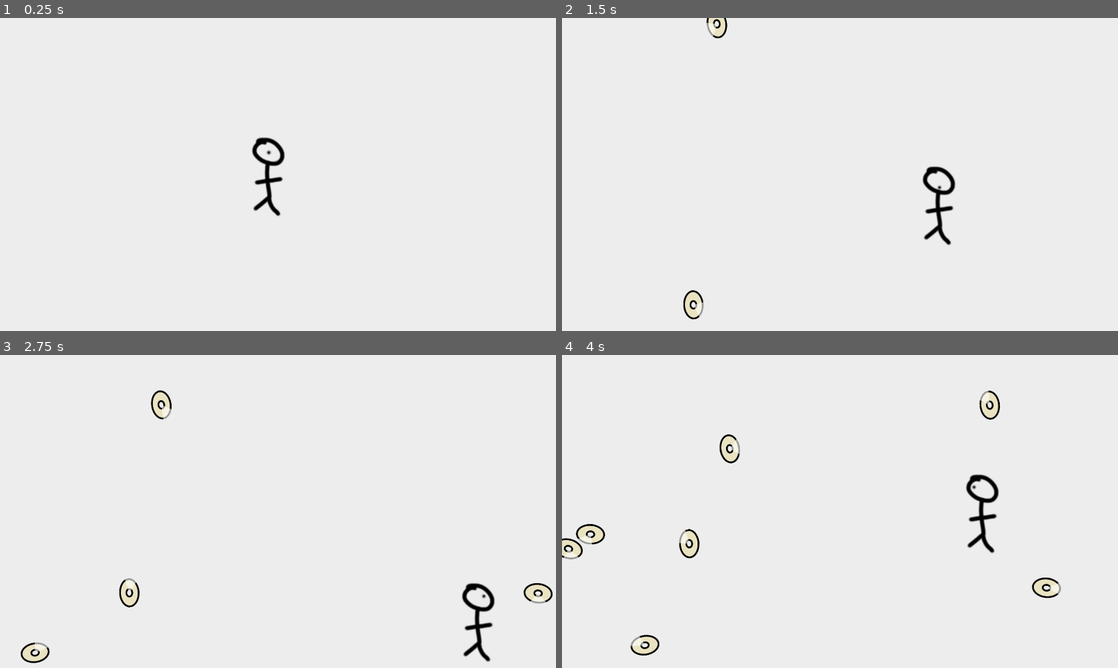
Above: before the commit, frames 1-4 (two rows, left to right).
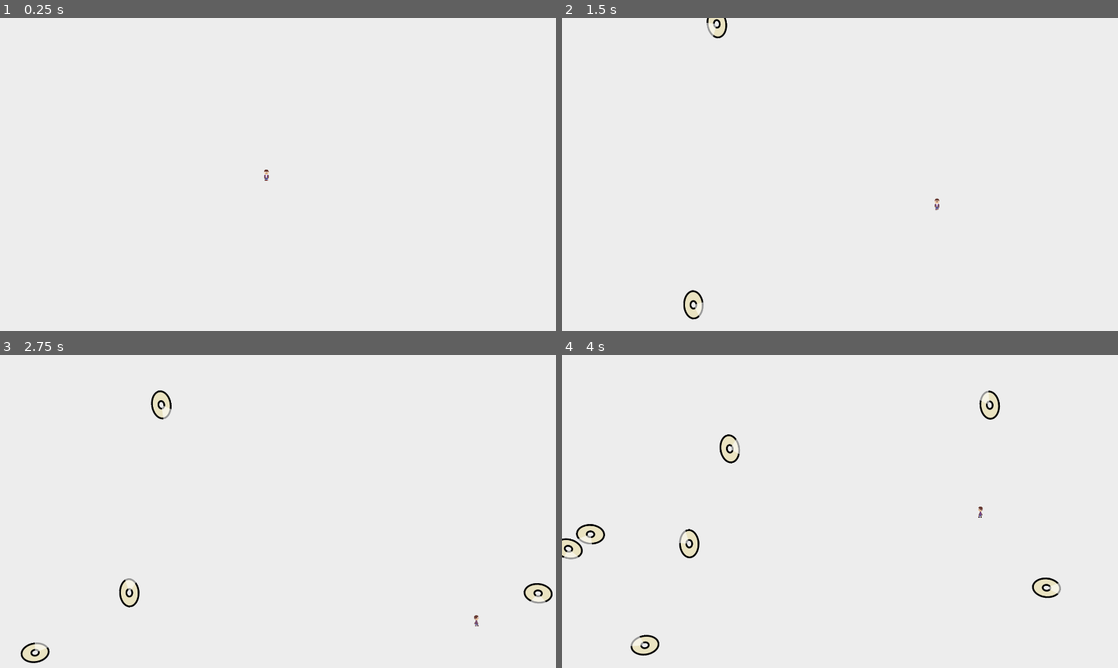
Above: after the commit, the same moments.

Repository: nottnottloop/dodge-those-flying-cds
Game: Godot game, scene res://src/objects/Main.tscn
Two runs of this game, one before a commit and one after it. Both use one fixed random seed, a clock stepped at 60 frames per second and the inputs below.
Inputs:
- Up to frame 1 (0.25 s): no input
- Up to frame 2 (1.5 s): tap Enter at 0.5 s; hold Right (move_right) 0.53-1.28 s; hold Down (move_down) from 1.28 s (still down)
- Up to frame 3 (2.75 s): release Down (move_down) at 2.03 s; hold Right (move_right) from 2.03 s (still down)
- Up to frame 4 (4 s): release Right (move_right) at 2.78 s; hold Up (move_up) 2.78-3.53 s; hold Left (move_left) from 3.53 s (still down)

The runs differ from the first frame. In frame 1, 0.6% of the frame differs, in the area x 45-52%, y 38-64%; in frame 2, 0.6%; in frame 3, 0.6%, in the area x 83-89%, y 72-98%; in frame 4, 0.6%.

Commit message:
Add player sprite and movement animations.

Diff:
--- a/assets/sprites/player_sprite_frames.tres
+++ b/assets/sprites/player_sprite_frames.tres
@@ -1,52 +1,175 @@
-[gd_resource type="SpriteFrames" load_steps=10 format=3 uid="uid://b3v6a20iqwd24"]
+[gd_resource type="SpriteFrames" load_steps=43 format=3 uid="uid://b3v6a20iqwd24"]
 
-[ext_resource type="Texture2D" uid="uid://8vjyg86t7w61" path="res://assets/sprites/programmer_art/Player_Down.png" id="1_cgkte"]
-[ext_resource type="Texture2D" uid="uid://d3cqnwumxrnis" path="res://assets/sprites/programmer_art/Player_DownLeft.png" id="2_w7mbk"]
-[ext_resource type="Texture2D" uid="uid://bdnsc65cdycpt" path="res://assets/sprites/programmer_art/Player_DownRight.png" id="3_cldei"]
-[ext_resource type="Texture2D" uid="uid://dhjylnuv0lmaq" path="res://assets/sprites/programmer_art/Player_Left.png" id="4_coujy"]
-[ext_resource type="Texture2D" uid="uid://cdidmpx4mf26s" path="res://assets/sprites/programmer_art/Player_Neutral.png" id="5_yusqy"]
-[ext_resource type="Texture2D" uid="uid://dco5hueat0n4y" path="res://assets/sprites/programmer_art/Player_Right.png" id="6_ec0bi"]
-[ext_resource type="Texture2D" uid="uid://wbyxi3ltb38l" path="res://assets/sprites/programmer_art/Player_Up.png" id="7_s50dt"]
-[ext_resource type="Texture2D" uid="uid://bl13r8cp11s5k" path="res://assets/sprites/programmer_art/Player_UpLeft.png" id="8_c6qct"]
-[ext_resource type="Texture2D" uid="uid://bjcrwumv7l1av" path="res://assets/sprites/programmer_art/Player_UpRight.png" id="9_6xnvk"]
+[ext_resource type="Texture2D" uid="uid://5egt1fndwqmm" path="res://assets/sprites/fancy_art/player_frames/player_down/Player_Down_1.png" id="1_b02ic"]
+[ext_resource type="Texture2D" uid="uid://dd4brklq2h113" path="res://assets/sprites/fancy_art/player_frames/player_down/Player_Down_2.png" id="2_n1fmp"]
+[ext_resource type="Texture2D" uid="uid://ctsa14qwqsaye" path="res://assets/sprites/fancy_art/player_frames/player_down/Player_Down_3.png" id="3_t2t8o"]
+[ext_resource type="Texture2D" uid="uid://dnfiq3fsg3k4w" path="res://assets/sprites/fancy_art/player_frames/player_down/Player_Down_4.png" id="4_p4g5o"]
+[ext_resource type="Texture2D" uid="uid://d2fh1qheyqp5r" path="res://assets/sprites/fancy_art/player_frames/player_up/Player_Up_1.png" id="5_67kl2"]
+[ext_resource type="Texture2D" uid="uid://jpb5ja8o35c" path="res://assets/sprites/fancy_art/player_frames/player_left/Player_Left_1.png" id="5_hy6jw"]
+[ext_resource type="Texture2D" uid="uid://b65retg58mlth" path="res://assets/sprites/fancy_art/player_frames/player_roll_left/Player_Roll_Left_1.png" id="5_vus1t"]
+[ext_resource type="Texture2D" uid="uid://cey4vbi0gsjid" path="res://assets/sprites/fancy_art/player_frames/player_roll_left/Player_Roll_Left_2.png" id="6_7n81r"]
+[ext_resource type="Texture2D" uid="uid://b2g6csiq8vakn" path="res://assets/sprites/fancy_art/player_frames/player_left/Player_Left_2.png" id="6_eiu0h"]
+[ext_resource type="Texture2D" uid="uid://t1i2hnhk1jdj" path="res://assets/sprites/fancy_art/player_frames/player_up/Player_Up_2.png" id="6_i03qh"]
+[ext_resource type="Texture2D" uid="uid://ci3smo4bg57cs" path="res://assets/sprites/fancy_art/player_frames/player_left/Player_Left_3.png" id="7_5yijo"]
+[ext_resource type="Texture2D" uid="uid://cdbn8rrtppq64" path="res://assets/sprites/fancy_art/player_frames/player_roll_left/Player_Roll_Left_3.png" id="7_l5qxq"]
+[ext_resource type="Texture2D" uid="uid://cbnfu2r6g3xx3" path="res://assets/sprites/fancy_art/player_frames/player_up/Player_Up_3.png" id="7_n38ff"]
+[ext_resource type="Texture2D" uid="uid://cvh2voh4tfujs" path="res://assets/sprites/fancy_art/player_frames/player_roll_left/Player_Roll_Left_4.png" id="8_6kmpl"]
+[ext_resource type="Texture2D" uid="uid://70edyaeuix3i" path="res://assets/sprites/fancy_art/player_frames/player_left/Player_Left_4.png" id="8_fylq3"]
+[ext_resource type="Texture2D" uid="uid://cmwp8ya04j1kr" path="res://assets/sprites/fancy_art/player_frames/player_up/Player_Up_4.png" id="8_xofvt"]
+[ext_resource type="Texture2D" uid="uid://dnbh3a2alq7ff" path="res://assets/sprites/fancy_art/player_frames/player_roll_left/Player_Roll_Left_5.png" id="9_bav18"]
+[ext_resource type="Texture2D" uid="uid://b2lx0h6roammm" path="res://assets/sprites/fancy_art/player_frames/player_right/Player_Right_1.png" id="9_snpid"]
+[ext_resource type="Texture2D" uid="uid://ctkon7cxhkc4s" path="res://assets/sprites/fancy_art/player_frames/player_roll_left/Player_Roll_Left_6.png" id="10_rh815"]
+[ext_resource type="Texture2D" uid="uid://cwcfmd3rvh45b" path="res://assets/sprites/fancy_art/player_frames/player_right/Player_Right_2.png" id="10_wobcf"]
+[ext_resource type="Texture2D" uid="uid://7ly7m1vgqqyu" path="res://assets/sprites/fancy_art/player_frames/player_roll_left/Player_Roll_Left_7.png" id="11_lwolc"]
+[ext_resource type="Texture2D" uid="uid://bvegimw1gh66d" path="res://assets/sprites/fancy_art/player_frames/player_right/Player_Right_3.png" id="11_s46co"]
+[ext_resource type="Texture2D" uid="uid://bkpsb4wb8u2ls" path="res://assets/sprites/fancy_art/player_frames/player_right/Player_Right_4.png" id="12_b0lbj"]
+[ext_resource type="Texture2D" uid="uid://b1cq6peuhxsbu" path="res://assets/sprites/fancy_art/player_frames/player_roll_left/Player_Roll_Left_8.png" id="12_wpyus"]
+[ext_resource type="Texture2D" uid="uid://8b8puf6n7iyx" path="res://assets/sprites/fancy_art/player_frames/player_roll_left/Player_Roll_Left_9.png" id="13_nevvf"]
+[ext_resource type="Texture2D" uid="uid://btn78uyg11avd" path="res://assets/sprites/fancy_art/player_frames/player_roll_left/Player_Roll_Left_10.png" id="14_nybcc"]
+[ext_resource type="Texture2D" uid="uid://doamk36i656ie" path="res://assets/sprites/fancy_art/player_frames/player_roll_left/Player_Roll_Left_11.png" id="15_cshsx"]
+[ext_resource type="Texture2D" uid="uid://b8ybsuvejpv65" path="res://assets/sprites/fancy_art/player_frames/player_roll_left/Player_Roll_Left_12.png" id="16_q5304"]
+[ext_resource type="Texture2D" uid="uid://dx14qiglaax2g" path="res://assets/sprites/fancy_art/player_frames/player_roll_left/Player_Roll_Left_13.png" id="17_d61c4"]
+[ext_resource type="Texture2D" uid="uid://xmuse6egg0r6" path="res://assets/sprites/fancy_art/player_frames/player_roll_right/Player_Roll_Right_1.png" id="18_ka0c0"]
+[ext_resource type="Texture2D" uid="uid://ds3w2sk37f1sv" path="res://assets/sprites/fancy_art/player_frames/player_roll_right/Player_Roll_Right_2.png" id="19_giweh"]
+[ext_resource type="Texture2D" uid="uid://oc22ancpvj5x" path="res://assets/sprites/fancy_art/player_frames/player_roll_right/Player_Roll_Right_3.png" id="20_tibho"]
+[ext_resource type="Texture2D" uid="uid://vh0r2a7pabeq" path="res://assets/sprites/fancy_art/player_frames/player_roll_right/Player_Roll_Right_4.png" id="21_mvkut"]
+[ext_resource type="Texture2D" uid="uid://dmvqn8up5gj4b" path="res://assets/sprites/fancy_art/player_frames/player_roll_right/Player_Roll_Right_5.png" id="22_mdfoa"]
+[ext_resource type="Texture2D" uid="uid://c0c7fvgfsdcnj" path="res://assets/sprites/fancy_art/player_frames/player_roll_right/Player_Roll_Right_6.png" id="23_xgx7h"]
+[ext_resource type="Texture2D" uid="uid://v3x4p07xgo5s" path="res://assets/sprites/fancy_art/player_frames/player_roll_right/Player_Roll_Right_7.png" id="24_8j74d"]
+[ext_resource type="Texture2D" uid="uid://da0s6muc1ai16" path="res://assets/sprites/fancy_art/player_frames/player_roll_right/Player_Roll_Right_8.png" id="25_sp6pi"]
+[ext_resource type="Texture2D" uid="uid://4iueqtr5f6cv" path="res://assets/sprites/fancy_art/player_frames/player_roll_right/Player_Roll_Right_9.png" id="26_nh77p"]
+[ext_resource type="Texture2D" uid="uid://v7wvu2xhcfxw" path="res://assets/sprites/fancy_art/player_frames/player_roll_right/Player_Roll_Right_10.png" id="27_fmq70"]
+[ext_resource type="Texture2D" uid="uid://cw62o3bokj627" path="res://assets/sprites/fancy_art/player_frames/player_roll_right/Player_Roll_Right_11.png" id="28_pyb8g"]
+[ext_resource type="Texture2D" uid="uid://d36iexgb80oov" path="res://assets/sprites/fancy_art/player_frames/player_roll_right/Player_Roll_Right_12.png" id="29_kx6rn"]
+[ext_resource type="Texture2D" uid="uid://bbgm5xxbuo6xo" path="res://assets/sprites/fancy_art/player_frames/player_roll_right/Player_Roll_Right_13.png" id="30_4lqds"]
 
 [resource]
 animations = [{
 "frames": [{
 "duration": 1.0,
-"texture": ExtResource("1_cgkte")
+"texture": ExtResource("1_b02ic")
+}, {
+"duration": 1.0,
+"texture": ExtResource("2_n1fmp")
+}, {
+"duration": 1.0,
+"texture": ExtResource("3_t2t8o")
+}, {
+"duration": 1.0,
+"texture": ExtResource("4_p4g5o")
 }],
 "loop": true,
 "name": &"Down",
-"speed": 5.0
-}, {
-"frames": [{
-"duration": 1.0,
-"texture": ExtResource("2_w7mbk")
+"speed": 16.0
+}, {
+"frames": [{
+"duration": 1.0,
+"texture": ExtResource("5_vus1t")
+}, {
+"duration": 1.0,
+"texture": ExtResource("6_7n81r")
+}, {
+"duration": 1.0,
+"texture": ExtResource("7_l5qxq")
+}, {
+"duration": 1.0,
+"texture": ExtResource("8_6kmpl")
+}, {
+"duration": 1.0,
+"texture": ExtResource("9_bav18")
+}, {
+"duration": 1.0,
+"texture": ExtResource("10_rh815")
+}, {
+"duration": 1.0,
+"texture": ExtResource("11_lwolc")
+}, {
+"duration": 1.0,
+"texture": ExtResource("12_wpyus")
+}, {
+"duration": 1.0,
+"texture": ExtResource("13_nevvf")
+}, {
+"duration": 1.0,
+"texture": ExtResource("14_nybcc")
+}, {
+"duration": 1.0,
+"texture": ExtResource("15_cshsx")
+}, {
+"duration": 1.0,
+"texture": ExtResource("16_q5304")
+}, {
+"duration": 1.0,
+"texture": ExtResource("17_d61c4")
 }],
 "loop": true,
 "name": &"DownLeft",
-"speed": 5.0
-}, {
-"frames": [{
-"duration": 1.0,
-"texture": ExtResource("3_cldei")
+"speed": 48.0
+}, {
+"frames": [{
+"duration": 1.0,
+"texture": ExtResource("18_ka0c0")
+}, {
+"duration": 1.0,
+"texture": ExtResource("19_giweh")
+}, {
+"duration": 1.0,
+"texture": ExtResource("20_tibho")
+}, {
+"duration": 1.0,
+"texture": ExtResource("21_mvkut")
+}, {
+"duration": 1.0,
+"texture": ExtResource("22_mdfoa")
+}, {
+"duration": 1.0,
+"texture": ExtResource("23_xgx7h")
+}, {
+"duration": 1.0,
+"texture": ExtResource("24_8j74d")
+}, {
+"duration": 1.0,
+"texture": ExtResource("25_sp6pi")
+}, {
+"duration": 1.0,
+"texture": ExtResource("26_nh77p")
+}, {
+"duration": 1.0,
+"texture": ExtResource("27_fmq70")
+}, {
+"duration": 1.0,
+"texture": ExtResource("28_pyb8g")
+}, {
+"duration": 1.0,
+"texture": ExtResource("29_kx6rn")
+}, {
+"duration": 1.0,
+"texture": ExtResource("30_4lqds")
 }],
 "loop": true,
 "name": &"DownRight",
-"speed": 5.0
-}, {
-"frames": [{
-"duration": 1.0,
-"texture": ExtResource("4_coujy")
+"speed": 48.0
+}, {
+"frames": [{
+"duration": 1.0,
+"texture": ExtResource("5_hy6jw")
+}, {
+"duration": 1.0,
+"texture": ExtResource("6_eiu0h")
+}, {
+"duration": 1.0,
+"texture": ExtResource("7_5yijo")
+}, {
+"duration": 1.0,
+"texture": ExtResource("8_fylq3")
 }],
 "loop": true,
 "name": &"Left",
-"speed": 5.0
-}, {
-"frames": [{
-"duration": 1.0,
-"texture": ExtResource("5_yusqy")
+"speed": 8.0
+}, {
+"frames": [{
+"duration": 1.0,
+"texture": ExtResource("1_b02ic")
 }],
 "loop": true,
 "name": &"Neutral",
@@ -54,33 +177,123 @@
 }, {
 "frames": [{
 "duration": 1.0,
-"texture": ExtResource("6_ec0bi")
+"texture": ExtResource("9_snpid")
+}, {
+"duration": 1.0,
+"texture": ExtResource("10_wobcf")
+}, {
+"duration": 1.0,
+"texture": ExtResource("11_s46co")
+}, {
+"duration": 1.0,
+"texture": ExtResource("12_b0lbj")
 }],
 "loop": true,
 "name": &"Right",
-"speed": 5.0
-}, {
-"frames": [{
-"duration": 1.0,
-"texture": ExtResource("7_s50dt")
+"speed": 8.0
+}, {
+"frames": [{
+"duration": 1.0,
+"texture": ExtResource("5_67kl2")
+}, {
+"duration": 1.0,
+"texture": ExtResource("6_i03qh")
+}, {
+"duration": 1.0,
+"texture": ExtResource("7_n38ff")
+}, {
+"duration": 1.0,
+"texture": ExtResource("8_xofvt")
 }],
 "loop": true,
 "name": &"Up",
-"speed": 5.0
-}, {
-"frames": [{
-"duration": 1.0,
-"texture": ExtResource("8_c6qct")
+"speed": 16.0
+}, {
+"frames": [{
+"duration": 1.0,
+"texture": ExtResource("5_vus1t")
+}, {
+"duration": 1.0,
+"texture": ExtResource("6_7n81r")
+}, {
+"duration": 1.0,
+"texture": ExtResource("7_l5qxq")
+}, {
+"duration": 1.0,
+"texture": ExtResource("8_6kmpl")
+}, {
+"duration": 1.0,
+"texture": ExtResource("9_bav18")
+}, {
+"duration": 1.0,
+"texture": ExtResource("10_rh815")
+}, {
+"duration": 1.0,
+"texture": ExtResource("11_lwolc")
+}, {
+"duration": 1.0,
+"texture": ExtResource("12_wpyus")
+}, {
+"duration": 1.0,
+"texture": ExtResource("13_nevvf")
+}, {
+"duration": 1.0,
+"texture": ExtResource("14_nybcc")
+}, {
+"duration": 1.0,
+"texture": ExtResource("15_cshsx")
+}, {
+"duration": 1.0,
+"texture": ExtResource("16_q5304")
+}, {
+"duration": 1.0,
+"texture": ExtResource("17_d61c4")
 }],
 "loop": true,
 "name": &"UpLeft",
-"speed": 5.0
-}, {
-"frames": [{
-"duration": 1.0,
-"texture": ExtResource("9_6xnvk")
+"speed": 48.0
+}, {
+"frames": [{
+"duration": 1.0,
+"texture": ExtResource("18_ka0c0")
+}, {
+"duration": 1.0,
+"texture": ExtResource("19_giweh")
+}, {
+"duration": 1.0,
+"texture": ExtResource("20_tibho")
+}, {
+"duration": 1.0,
+"texture": ExtResource("21_mvkut")
+}, {
+"duration": 1.0,
+"texture": ExtResource("22_mdfoa")
+}, {
+"duration": 1.0,
+"texture": ExtResource("23_xgx7h")
+}, {
+"duration": 1.0,
+"texture": ExtResource("24_8j74d")
+}, {
+"duration": 1.0,
+"texture": ExtResource("25_sp6pi")
+}, {
+"duration": 1.0,
+"texture": ExtResource("26_nh77p")
+}, {
+"duration": 1.0,
+"texture": ExtResource("27_fmq70")
+}, {
+"duration": 1.0,
+"texture": ExtResource("28_pyb8g")
+}, {
+"duration": 1.0,
+"texture": ExtResource("29_kx6rn")
+}, {
+"duration": 1.0,
+"texture": ExtResource("30_4lqds")
 }],
 "loop": true,
 "name": &"UpRight",
-"speed": 5.0
+"speed": 48.0
 }]
--- a/src/objects/Player.tscn
+++ b/src/objects/Player.tscn
@@ -4,16 +4,18 @@
 [ext_resource type="Script" path="res://src/scripts/Player.gd" id="1_qpdjg"]
 
 [sub_resource type="CapsuleShape2D" id="CapsuleShape2D_q3ds7"]
-radius = 64.0
-height = 304.0
+radius = 9.0
+height = 44.0
 
 [node name="Player" type="Area2D"]
 script = ExtResource("1_qpdjg")
 
 [node name="AnimatedSprite2D" type="AnimatedSprite2D" parent="."]
 sprite_frames = ExtResource("1_pcnwg")
-animation = &"Neutral"
+animation = &"Right"
+autoplay = "Down"
+frame_progress = 0.508227
 
 [node name="CollisionShape2D" type="CollisionShape2D" parent="."]
-position = Vector2(6, 12)
+position = Vector2(0, 3)
 shape = SubResource("CapsuleShape2D_q3ds7")
--- a/src/scripts/Player.gd
+++ b/src/scripts/Player.gd
@@ -22,7 +22,7 @@
 	if Input.is_action_pressed("move_up"):
 		velocity.y -= 1
 
-	$AnimatedSprite2D.animation = "Neutral"
+	#$AnimatedSprite2D.animation = "Neutral"
 	if velocity.x > 0:
 		if velocity.y < 0:
 			$AnimatedSprite2D.animation = "UpRight"
Binary file added: assets/sprites/fancy_art/player_frames/player_down/Player_Down_1.png
Not shown, added: assets/sprites/fancy_art/player_frames/player_down/Player_Down_1.png.import
Binary file added: assets/sprites/fancy_art/player_frames/player_down/Player_Down_2.png
Not shown, added: assets/sprites/fancy_art/player_frames/player_down/Player_Down_2.png.import
Binary file added: assets/sprites/fancy_art/player_frames/player_down/Player_Down_3.png
Not shown, added: assets/sprites/fancy_art/player_frames/player_down/Player_Down_3.png.import
Binary file added: assets/sprites/fancy_art/player_frames/player_down/Player_Down_4.png
Not shown, added: assets/sprites/fancy_art/player_frames/player_down/Player_Down_4.png.import
Binary file added: assets/sprites/fancy_art/player_frames/player_left/Player_Left_1.png
Not shown, added: assets/sprites/fancy_art/player_frames/player_left/Player_Left_1.png.import
Binary file added: assets/sprites/fancy_art/player_frames/player_left/Player_Left_2.png
Not shown, added: assets/sprites/fancy_art/player_frames/player_left/Player_Left_2.png.import
(and 72 more such lines)
